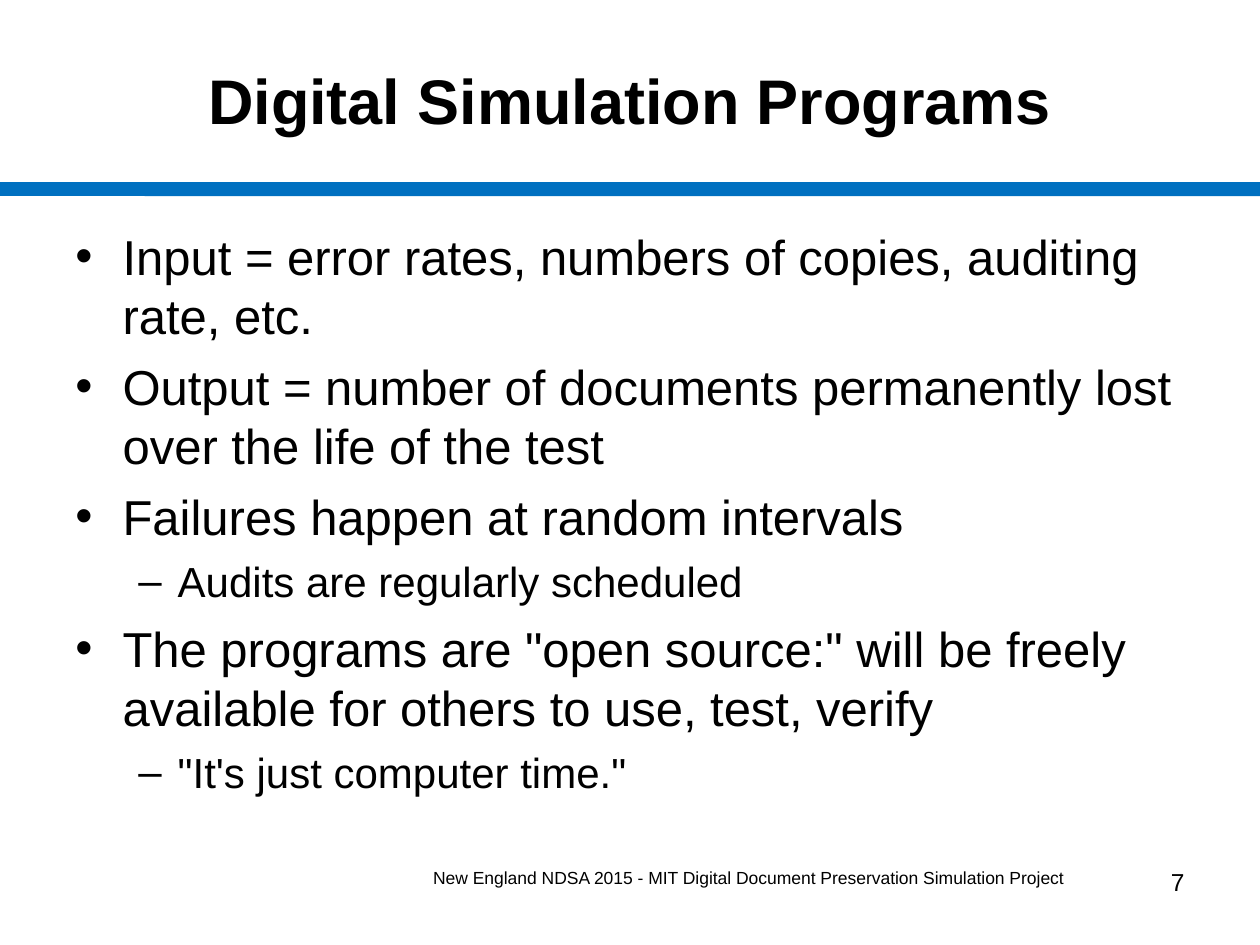
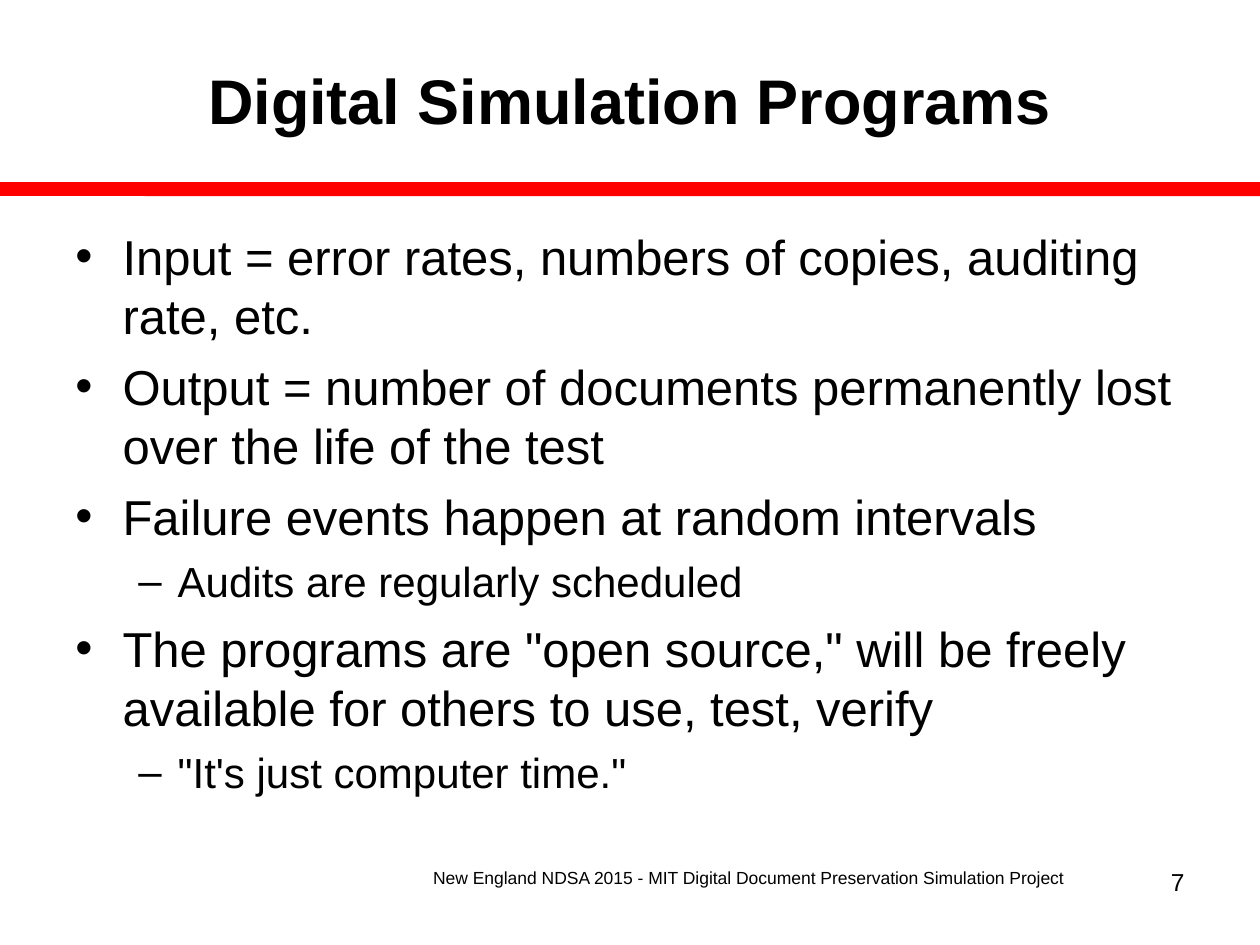
Before and after one commit to MIT-Informatics/PreservationSimulation, a slide deck: slide 7 of shelf/docs/Slides_NewEnglandNDSA.ppt. Drawn at 1260x945 pixels with LibreOffice and Linux fonts; fonts in the diff are those of the drawing. Boxes give left, top, right and bottom in pixels: in the first picture for what was removed or moved away, otherwise in the second. Text is boxed around its words. In the diff, an @@ line names an element or a change of style, - is before the commit and + after.

```diff
--- a/shelf/docs/Slides_NewEnglandNDSA.ppt
+++ b/shelf/docs/Slides_NewEnglandNDSA.ppt
@@ line (0, 189) - (1260, 189): stroke #0070C0 7.99 pt to #FF0000 7.99 pt @@
@@ text at (123,499,1036,545): text changed @@
-• Failures happen at random intervals
+• Failure events happen at random intervals
@@ text at (123,631,1126,736): text changed @@
-• The programs are "open source:" will be freely available for others to use, test, verify
+• The programs are "open source," will be freely available for others to use, test, verify
```
Also in this commit, not shown: 16 other slides changed, 1 other file.
